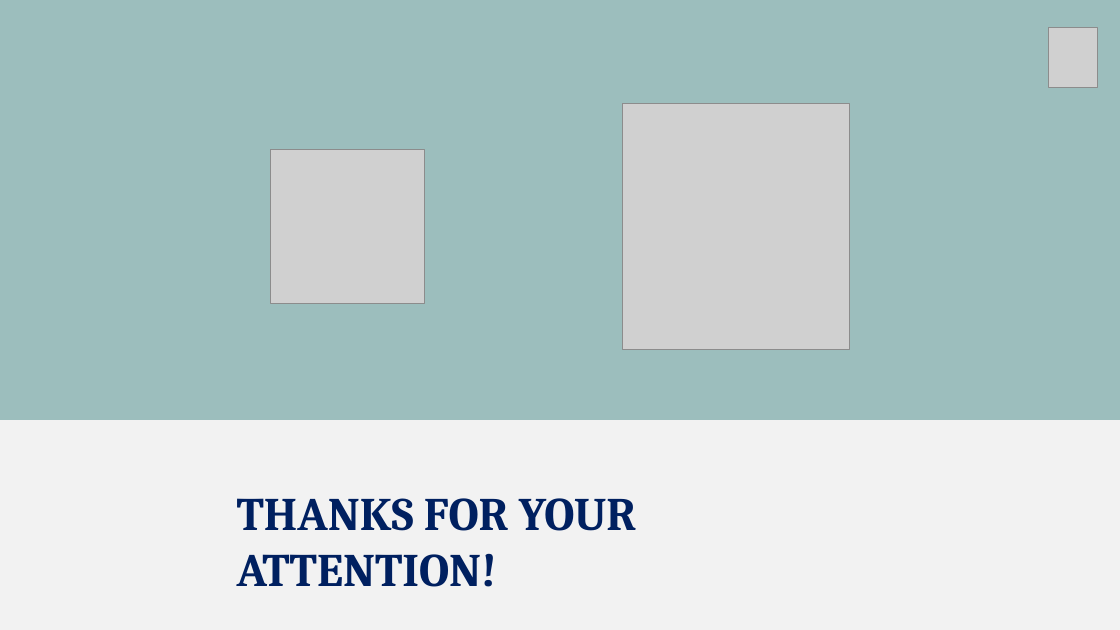
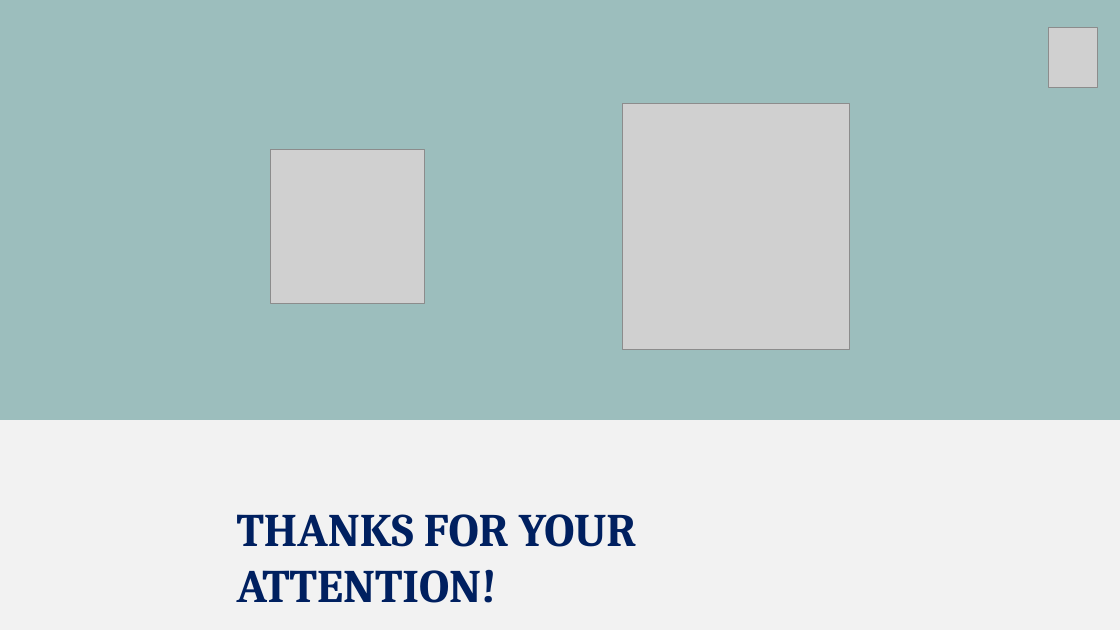
Before and after one commit to Matteoa99/ProgettoDA, a slide deck: slide 14 of DA_project.pptx. Drawn at 1120x630 pixels with LibreOffice and Linux fonts; fonts in the diff are those of the drawing; grey boxes stand for pictures. Boxes give left, top, right and bottom in pixels: in the first picture for what was removed or moved away, otherwise in the second. Text is boxed around its words. In the diff, an @@ line names an element or a change of style, - is before the commit and + after.

```diff
--- a/DA_project.pptx
+++ b/DA_project.pptx
@@ text "THANKS FOR YOUR ATTENTION!": place and size @@
-text "THANKS FOR YOUR ATTENTION!" at [237,498,637,587]
+text "THANKS FOR YOUR ATTENTION!" at [237,514,637,603]
```
Also in this commit, not shown: 1 other slide changed.
